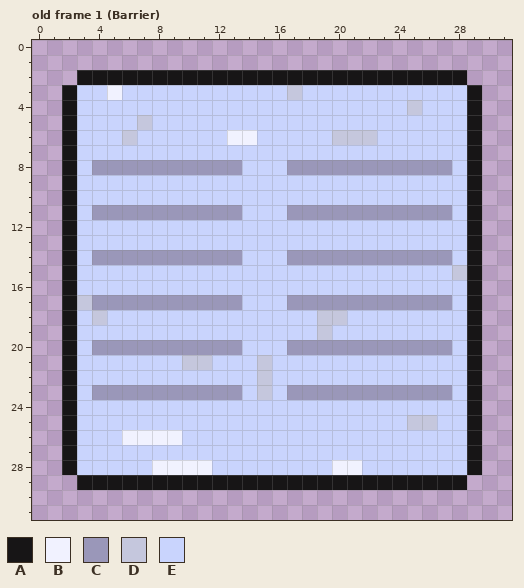
Two versions of one pixel-art file, assets/tiles/tile.aseprite. The first picture shows the starting point.
32x32 pixels, 8 frames. Shown: old frame 1 (Barrier). The commit also changed other frames, which this record leaves out.
Palette (. is transparent): A #171516  B #f1f2ff  C #9a97b9  D #c5c7dd  E #c9d4fd
And afterwards:
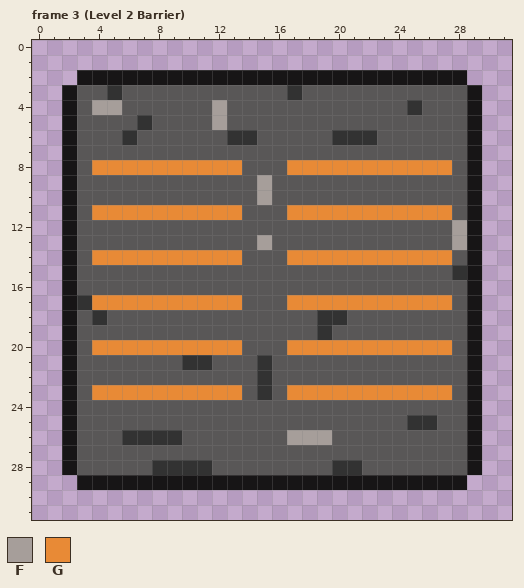
Colours new in this view: F #a69e9a  G #e88a36
A new or re-ordered frame is compared with the old frame closest to it.
Diff:
frames 8 -> 10
colour D: #c5c7dd -> #323232
colour E: #c9d4fd -> #595757
Frame 3 (Level 2 Barrier) is new; against old frame 1 (Barrier):
y 3: x 5 B -> D
y 4: x 4..5 EE -> FF; x 12 E -> F
y 5: x 12 E -> F
y 6: x 13..14 BB -> DD
y 8: x 4..13 CCCCCCCCCC -> GGGGGGGGGG; x 17..27 CCCCCCCCCCC -> GGGGGGGGGGG
y 9..10: x 15 E -> F
y 11: x 4..13 CCCCCCCCCC -> GGGGGGGGGG; x 17..27 CCCCCCCCCCC -> GGGGGGGGGGG
y 12: x 28 E -> F
y 13: x 15 E -> F; x 28 E -> F
y 14: x 4..13 CCCCCCCCCC -> GGGGGGGGGG; x 17..27 CCCCCCCCCCC -> GGGGGGGGGGG
y 17: x 4..13 CCCCCCCCCC -> GGGGGGGGGG; x 17..27 CCCCCCCCCCC -> GGGGGGGGGGG
y 20: x 4..13 CCCCCCCCCC -> GGGGGGGGGG; x 17..27 CCCCCCCCCCC -> GGGGGGGGGGG
y 23: x 4..13 CCCCCCCCCC -> GGGGGGGGGG; x 17..27 CCCCCCCCCCC -> GGGGGGGGGGG
y 26: x 6..9 BBBB -> DDDD; x 17..19 EEE -> FFF
y 28: x 8..11 BBBB -> DDDD; x 20..21 BB -> DD
Where, in picture pixels (left, top, right, bottom), the same in both pictures:
changed: (77, 85, 467, 475)
